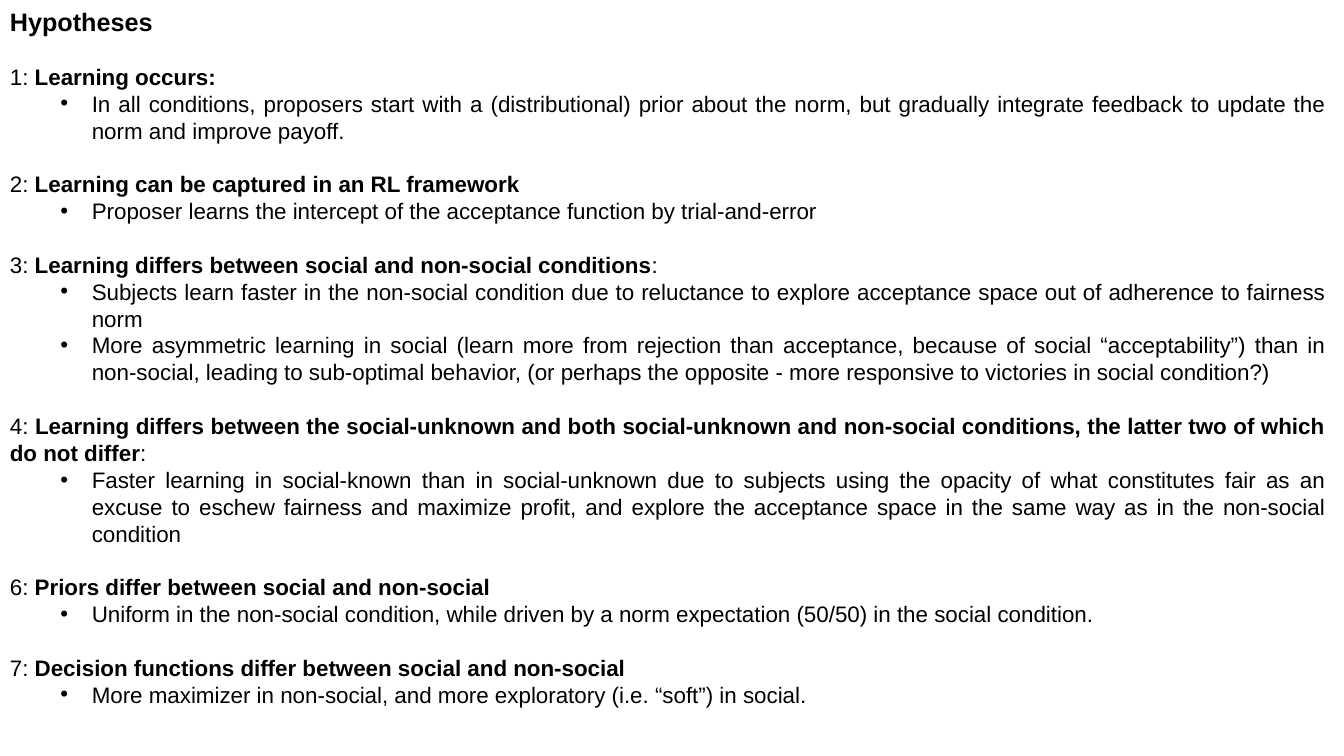
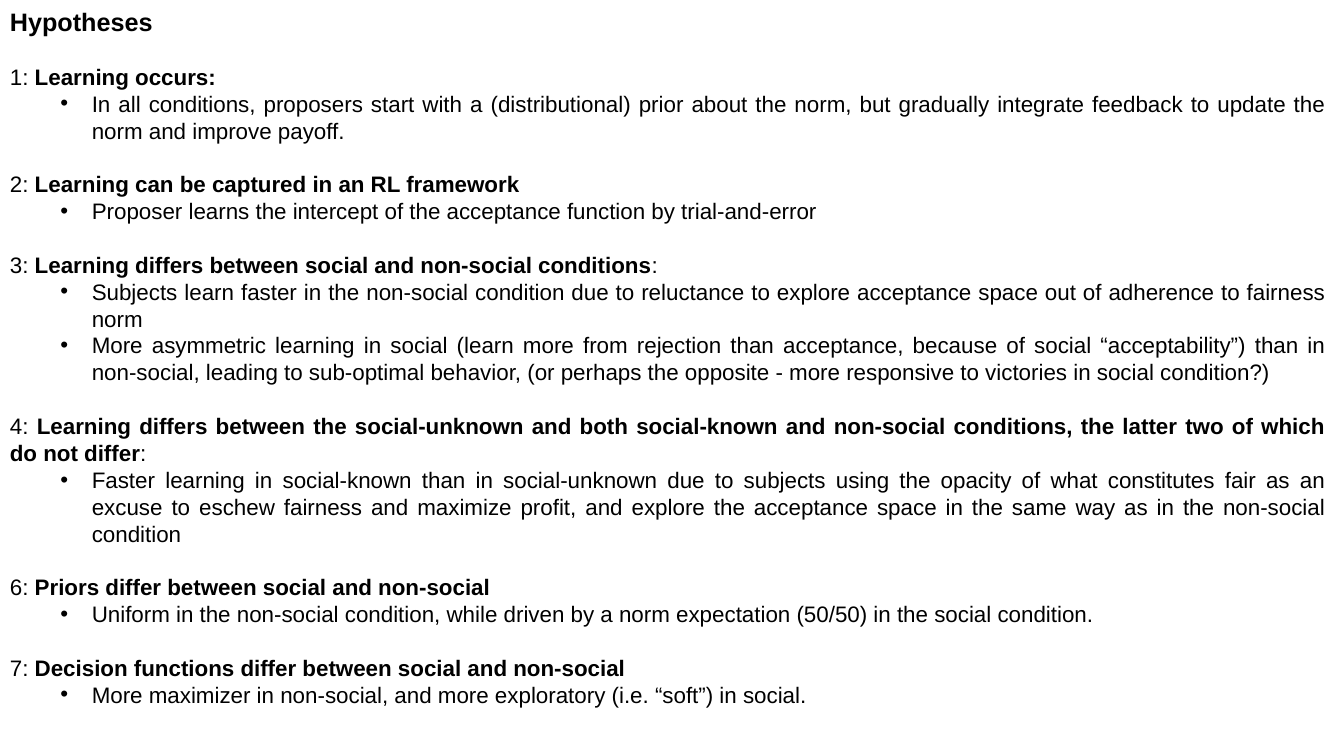
Before and after one commit to michaelrojekgiffin/RL, a slide deck: slide 17 of reports/Design_presentation.pptx. Drawn at 1344x756 pixels with LibreOffice and Linux fonts; fonts in the diff are those of the drawing. Boxes give left, top, right and bottom in pixels: in the first picture for what was removed or moved away, otherwise in the second. Text is boxed around its words. In the diff, an @@ line names an element or a change of style, - is before the commit and + after.

```diff
--- a/reports/Design_presentation.pptx
+++ b/reports/Design_presentation.pptx
@@ text at (x1=10, y1=417, x2=1324, y2=462): text changed @@
-4: Learning differs between the social-unknown and both social-unknown and non-social conditions, the latter two of which do not differ:
+4: Learning differs between the social-unknown and both social-known and non-social conditions, the latter two of which do not differ:
```
Also in this commit, not shown: 51 other files.
